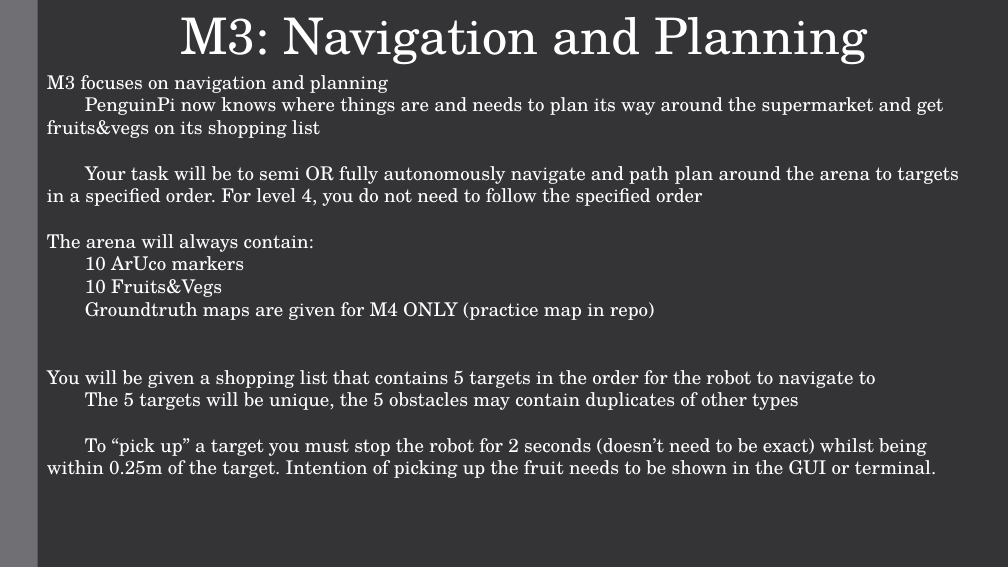
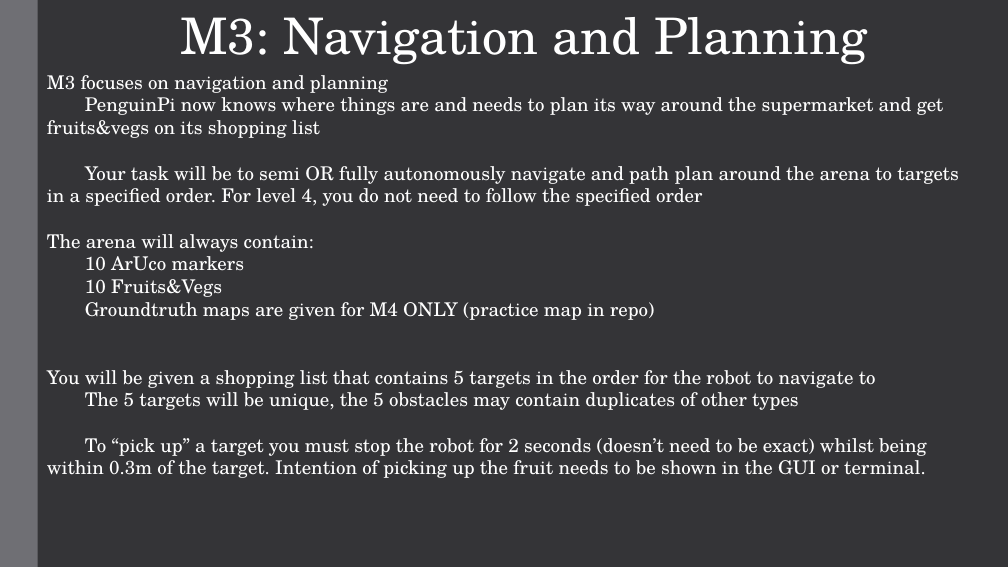
Before and after one commit to ece4078dev/ECE4078_Lab_2025, a slide deck: slide 3 of Week07-08/M3_slides/Lab4_2.pptx. Drawn at 1008x567 pixels with LibreOffice and Linux fonts; fonts in the diff are those of the drawing. Boxes give left, top, right and bottom in pixels: in the first picture for what was removed or moved away, otherwise in the second. Text is boxed around its words. In the diff, an @@ line names an element or a change of style, - is before the commit and + after.

```diff
--- a/Week07-08/M3_slides/Lab4_2.pptx
+++ b/Week07-08/M3_slides/Lab4_2.pptx
@@ text at <box>47,438,927,478</box>: text changed @@
-To “pick up” a target you must stop the robot for 2 seconds (doesn’t need to be exact) whilst being within 0.25m of the target. Intention of picking up the fruit needs to be shown in the GUI or terminal.
+To “pick up” a target you must stop the robot for 2 seconds (doesn’t need to be exact) whilst being within 0.3m of the target. Intention of picking up the fruit needs to be shown in the GUI or terminal.
```
Also in this commit, not shown: 2 other slides changed, 2 other files.
